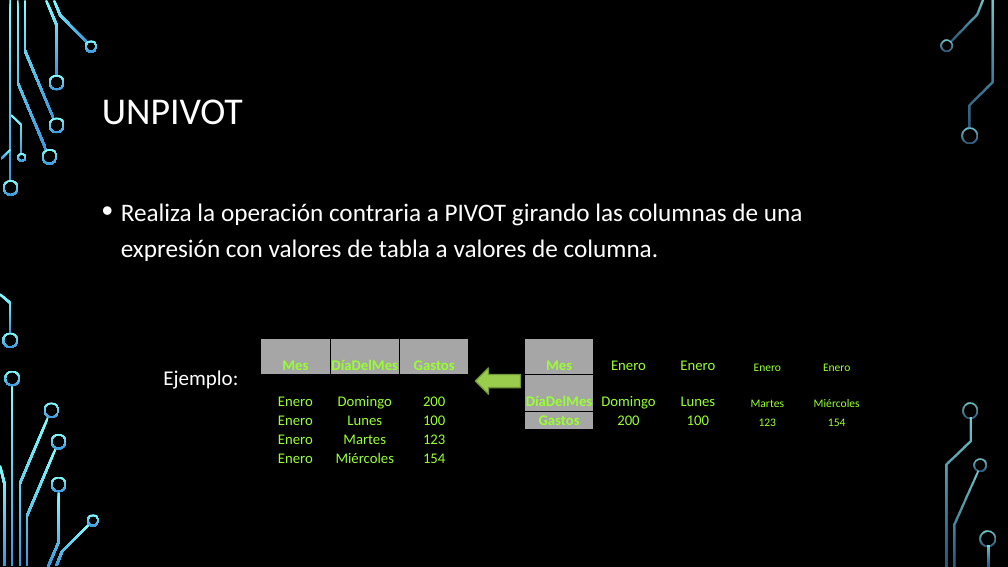
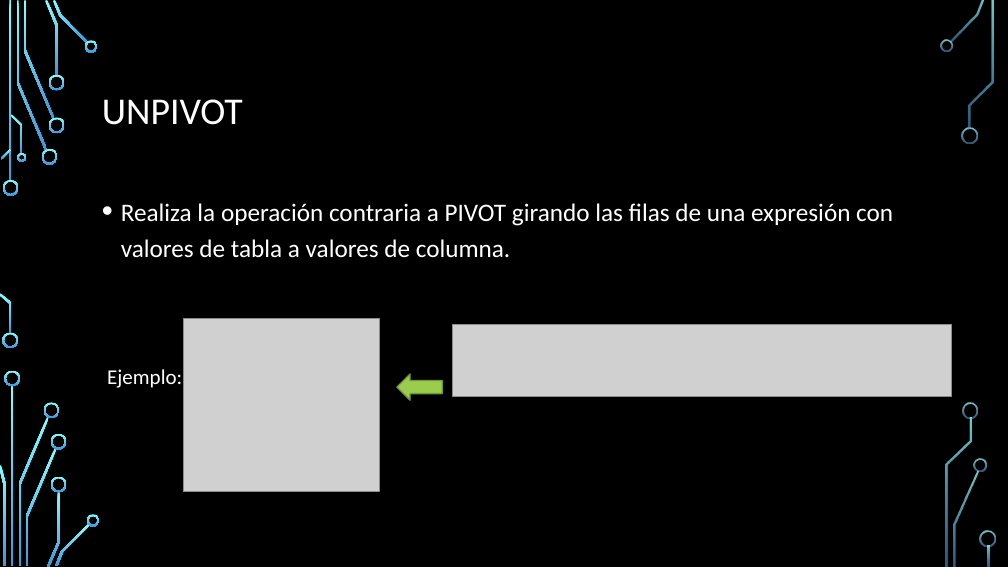
Before and after one commit to ZiraelS/Presentacion_Pivot_Unpivot_Lookup, a slide deck: slide 5 of PIVOT-UNPIVOT-LOOKUP.pptx (slide 4 before the commit). Drawn at 1008x567 pixels with LibreOffice and Linux fonts; fonts in the diff are those of the drawing; grey boxes stand for pictures; background and template pictures are left out. Boxes give left, top, right and bottom in pixels: in the first picture for what was removed or moved away, otherwise in the second. Text is boxed around its words. In the diff, an @@ line names an element or a change of style, - is before the commit and + after.

```diff
--- a/PIVOT-UNPIVOT-LOOKUP.pptx
+++ b/PIVOT-UNPIVOT-LOOKUP.pptx
@@ text at box(121, 203, 893, 258): text changed @@
-• Realiza la operación contraria a PIVOT girando las columnas de una expresión con valores de tabla a valores de columna.
+• Realiza la operación contraria a PIVOT girando las filas de una expresión con valores de tabla a valores de columna.
@@ picture added at box(184, 318, 379, 492) @@
@@ picture added at box(453, 324, 952, 396) @@
@@ table removed at box(261, 339, 873, 467), 5 rows, 10 columns @@
-Mes | DíaDelMes | Gastos |  |  | Mes | Enero | Enero | Enero | Enero
-Enero | Domingo | 200 |  |  | DíaDelMes | Domingo | Lunes | Martes | Miércoles
-Enero | Lunes | 100 |  |  | Gastos | 200 | 100 | 123 | 154
-Enero | Martes | 123 |  |  |  |  |  |  | 
-Enero | Miércoles | 154 |  |  |  |  |  |  | 
@@ text "Ejemplo:": place and size @@
-text "Ejemplo:" at box(163, 370, 238, 389)
+text "Ejemplo:" at box(107, 369, 182, 388)
@@ right arrow: place and size @@
-right arrow at box(476, 368, 521, 395)
+right arrow at box(397, 374, 442, 401)
```
Also in this commit, not shown: 2 other slides changed, 1 slide added, 3 other files.
